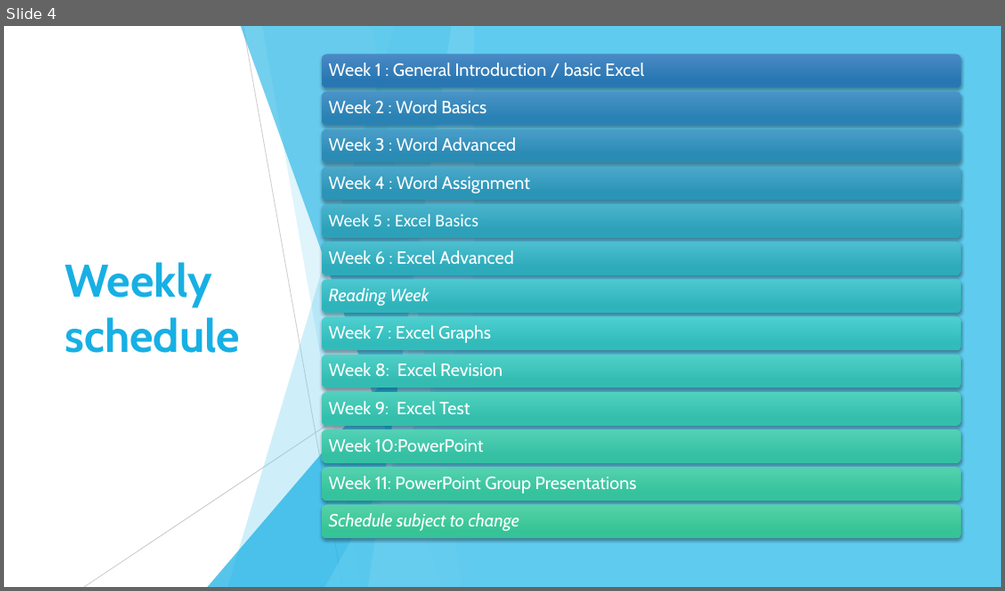
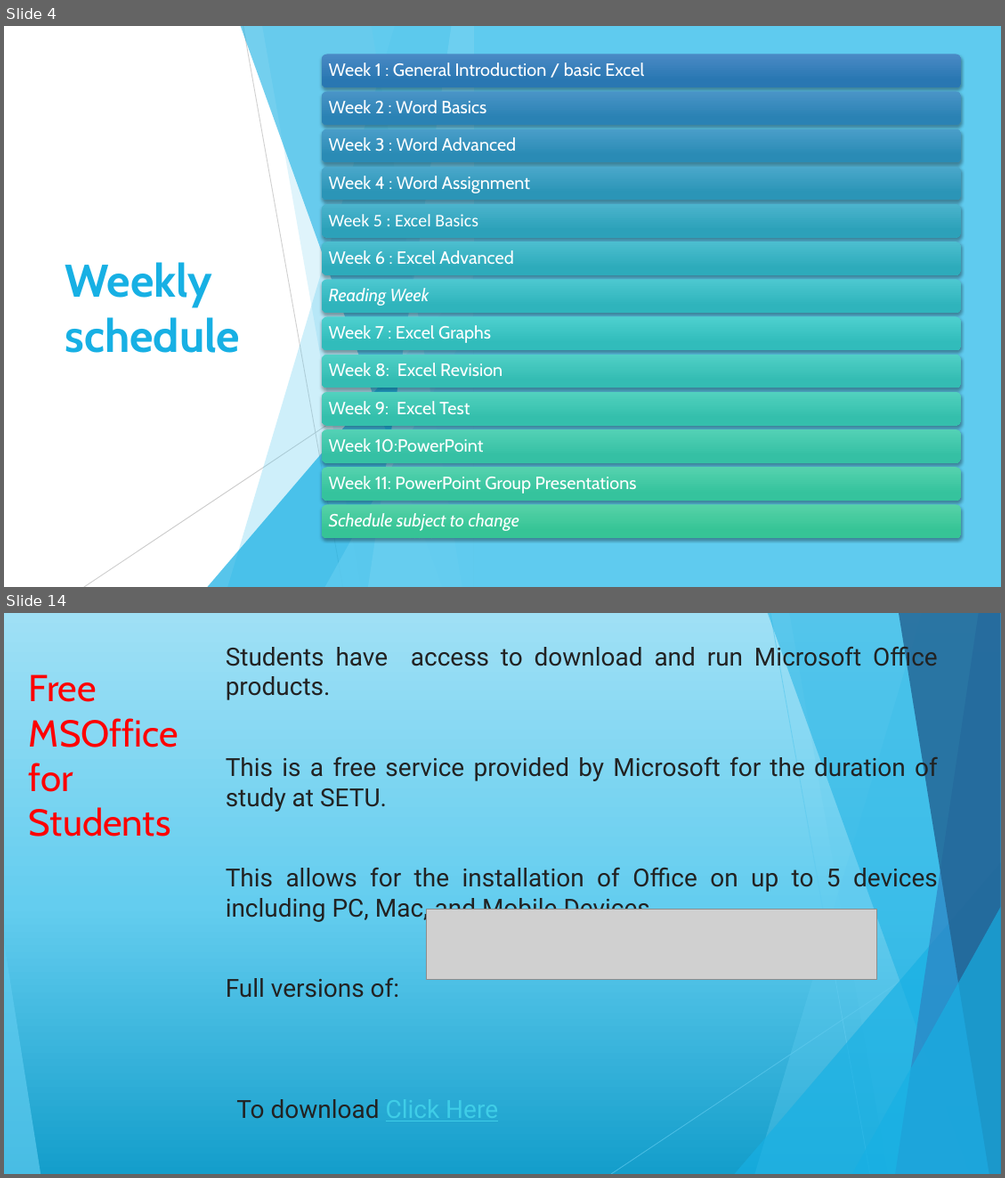
Before and after one commit to maireadmeagher/ICT-25, a slide deck: topic01-introduction-to-ICT/unit-1/talk-1/a-intro.pptx. Shown one above the other, each under a label of ours: slide 4 before the commit, slides 4 and 14 after it; the slides between them are not shown. The pictures are 1005x591 and 1005x1178 pixels, drawn with LibreOffice and Linux fonts; fonts in the diff are those of the drawing; grey boxes stand for pictures. Boxes give left, top, right and bottom in pixels: in the first picture for what was removed or moved away, otherwise in the second. Text is boxed around its words. In the diff, an @@ line names an element or a change of style, - is before the commit and + after.

```diff
--- a/topic01-introduction-to-ICT/unit-1/talk-1/a-intro.pptx
+++ b/topic01-introduction-to-ICT/unit-1/talk-1/a-intro.pptx
@@ slide 14 added at (4,613,1001,1174), background gradient #149ECB to #64CDEF to #9FE0F5; not listed: 10 template elements that a slide beside it also shows @@
@@ text added at (226,642,938,997), 24 pt, text #222222 @@
+Students have access to download and run Microsoft Office products.
+This is a free service provided by Microsoft for the duration of study at SETU.
+This allows for the installation of Office on up to 5 devices including PC, Mac, and Mobile Devices.
+Full versions of:
+To download Click Here
@@ title added at (29,674,178,836), 36 pt, text #FF0000 @@
+Free MSOffice for Students
@@ picture added at (427,908,877,980) @@
```
Also in this commit, not shown: 2 slides changed, 14 other slides added, 2 other files.
